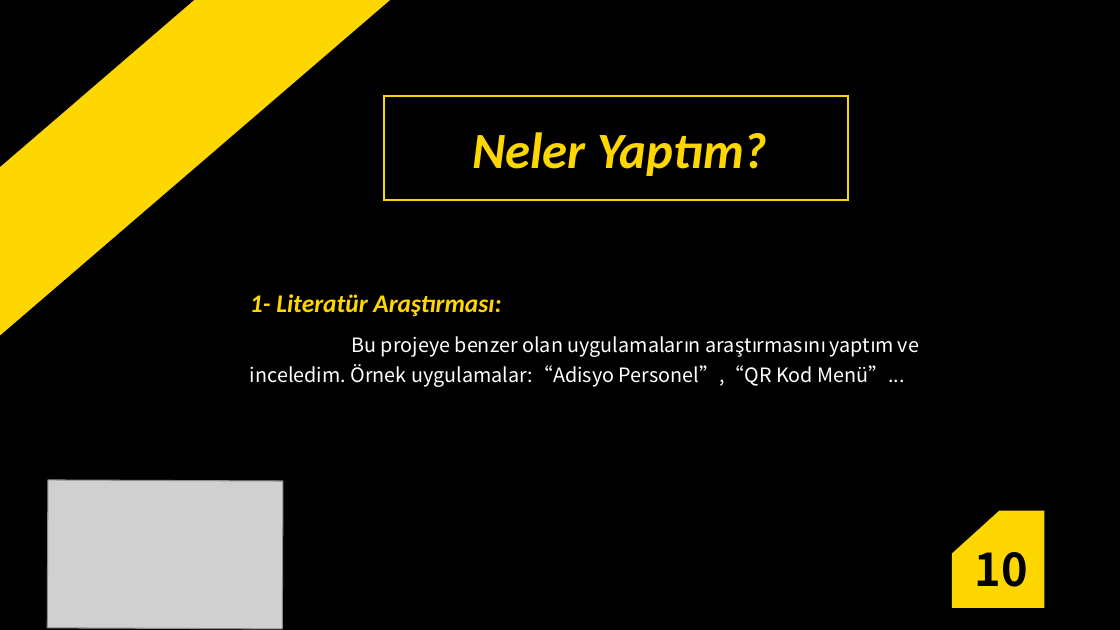
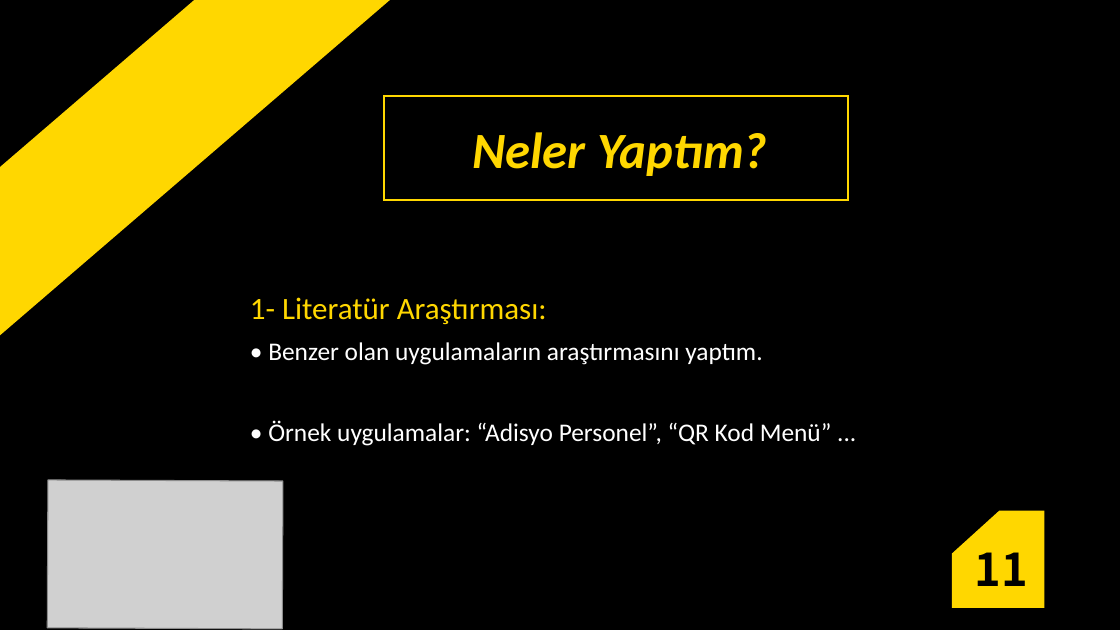
Before and after one commit to berkayemreb/TEZ_Ogrenci-Isleri, a slide deck: slide 11 of OgrenciIsleri.odp (slide 10 before the commit). Drawn at 1120x630 pixels with LibreOffice and Linux fonts; fonts in the diff are those of the drawing; grey boxes stand for pictures. Boxes give left, top, right and bottom in pixels: in the first picture for what was removed or moved away, otherwise in the second. Text is boxed around its words. In the diff, an @@ line names an element or a change of style, - is before the commit and + after.

```diff
--- a/OgrenciIsleri.odp
+++ b/OgrenciIsleri.odp
@@ text at <box>250,297,547,324</box>: size 18 to 22 pt, bold off, italic off in "1- Literatür Araştırması:" @@
@@ text at <box>268,342,832,446</box>: text changed; size 14 to 18 pt; font Noto Sans CJK SC to Calibri @@
-Bu projeye benzer olan uygulamaların araştırmasını yaptım ve inceledim. Örnek uygulamalar:“Adisyo Personel”,“QR Kod Menü”...
+• Benzer olan uygulamaların araştırmasını yaptım.
+• Örnek uygulamalar: “Adisyo Personel”, “QR Kod Menü” ...
@@ text at <box>974,552,1027,586</box>: text changed @@
-10
+11
```
Also in this commit, not shown: 14 other slides changed, 2 slides added, 2 slides removed, 2 other files.
